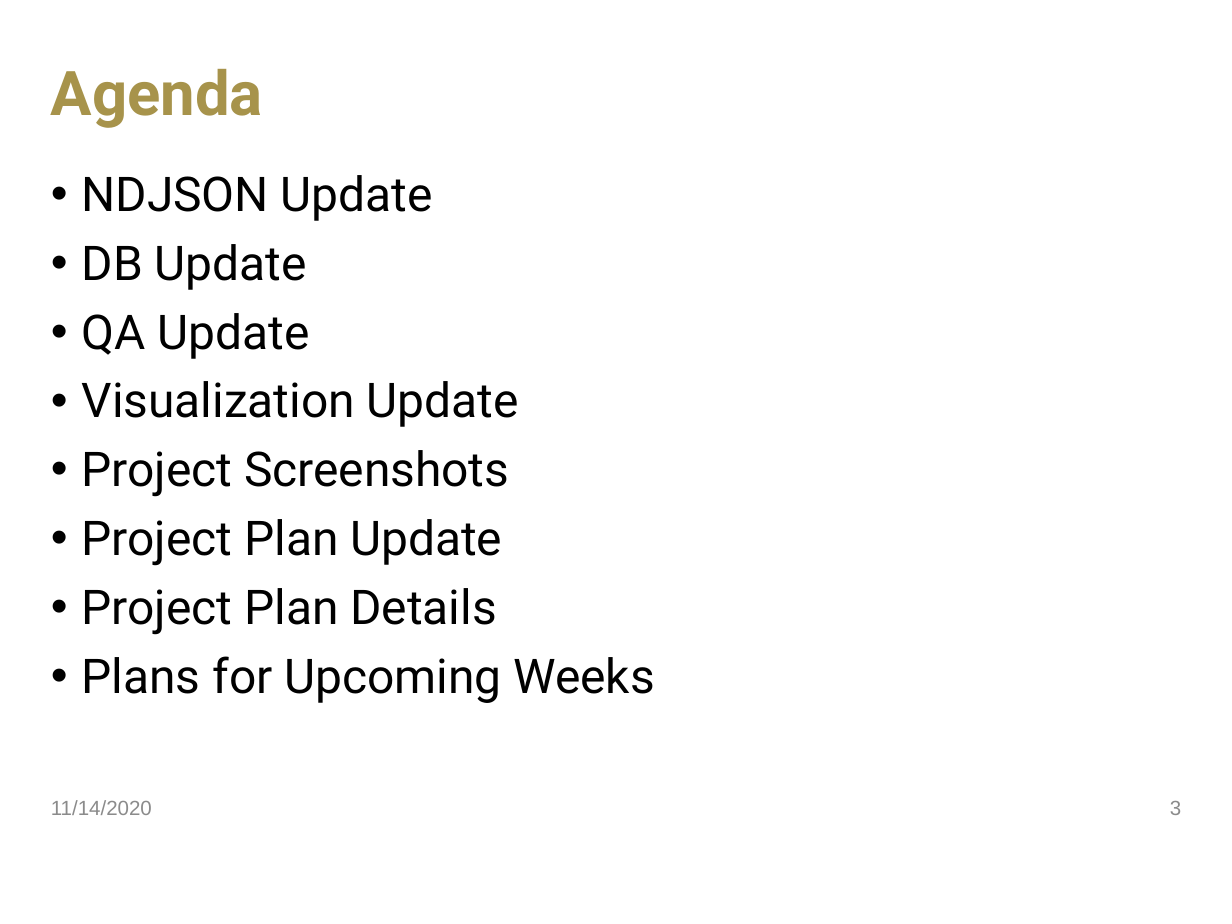
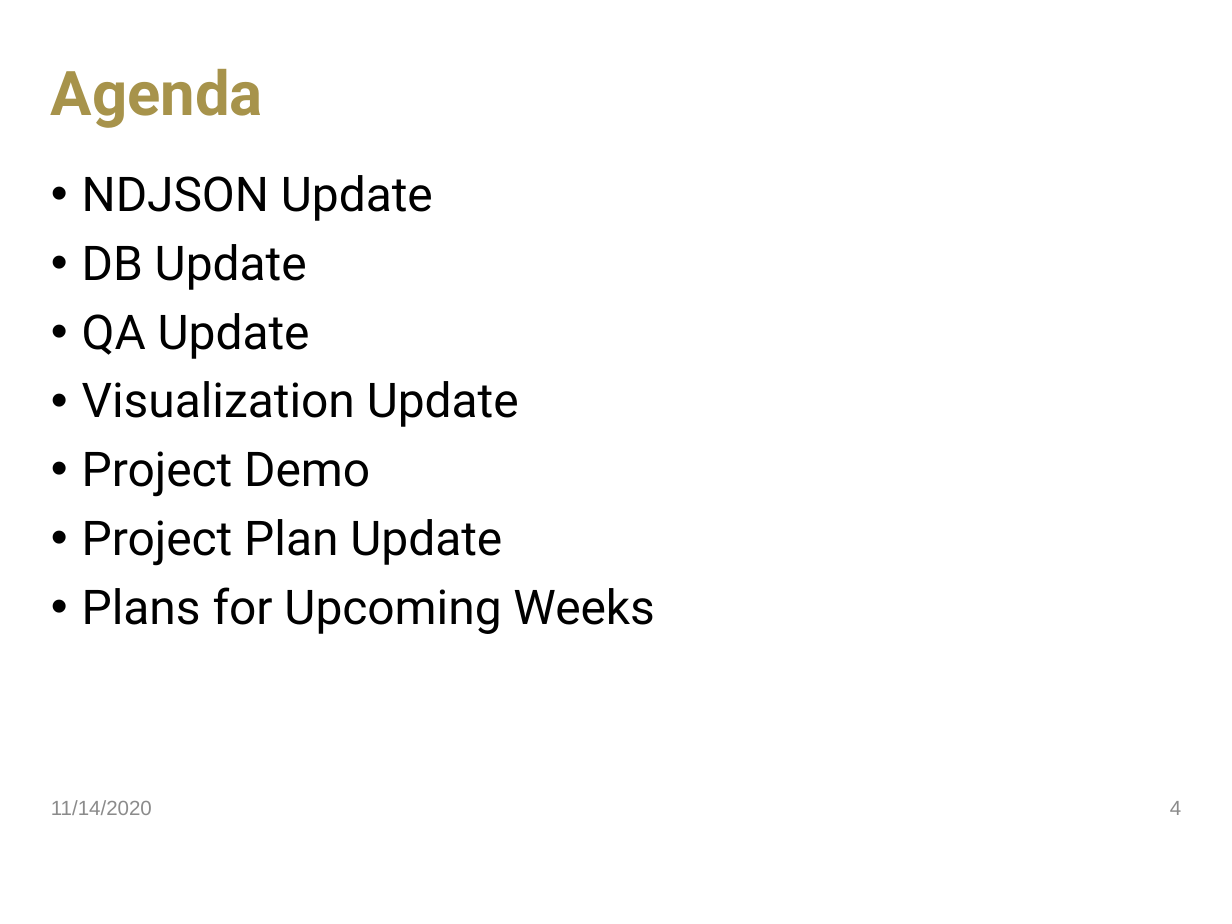
Before and after one commit to jdavis470/National-Firefighter-Registry, a slide deck: slide 4 of collateral/Team 55 Sprint 6.pptx (slide 3 before the commit). Drawn at 1232x924 pixels with LibreOffice and Linux fonts; fonts in the diff are those of the drawing; background and template pictures are left out. Boxes give left, top, right and bottom in pixels: in the first picture for what was removed or moved away, otherwise in the second. Text is boxed around its words. In the diff, an @@ line names an element or a change of style, - is before the commit and + after.

Commit message:
More presentation updates

```diff
--- a/collateral/Team 55 Sprint 6.pptx
+++ b/collateral/Team 55 Sprint 6.pptx
@@ text at [82, 451, 370, 497]: text changed @@
-• Project Screenshots
+• Project Demo
@@ text at [82, 588, 496, 635]: paragraph removed @@
-• Project Plan Details
@@ page number at [1170, 801, 1181, 815]: text changed @@
-3
+4
```
Also in this commit, not shown: 1 other slide changed, 1 slide removed, 1 other file.
